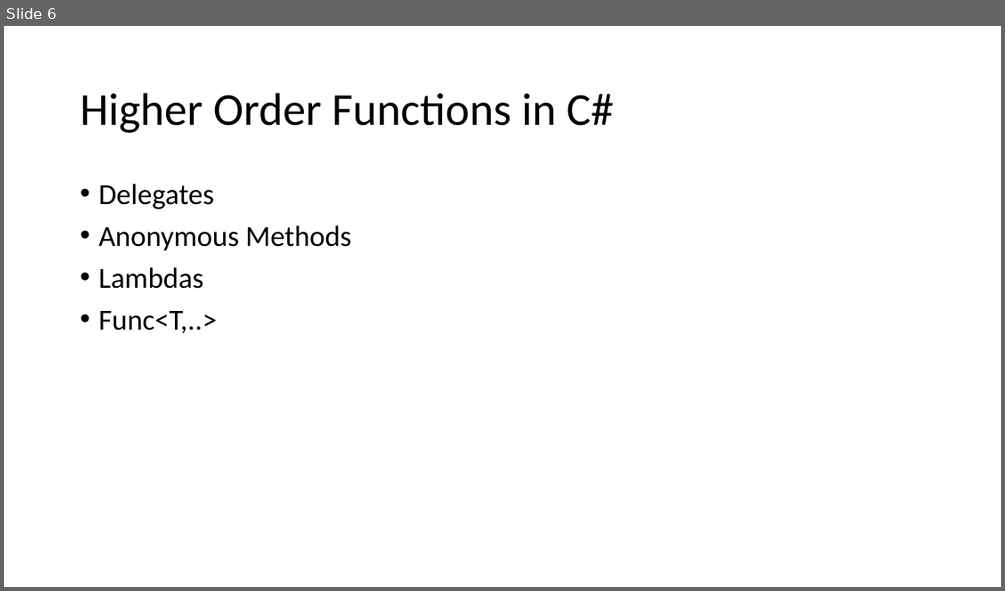
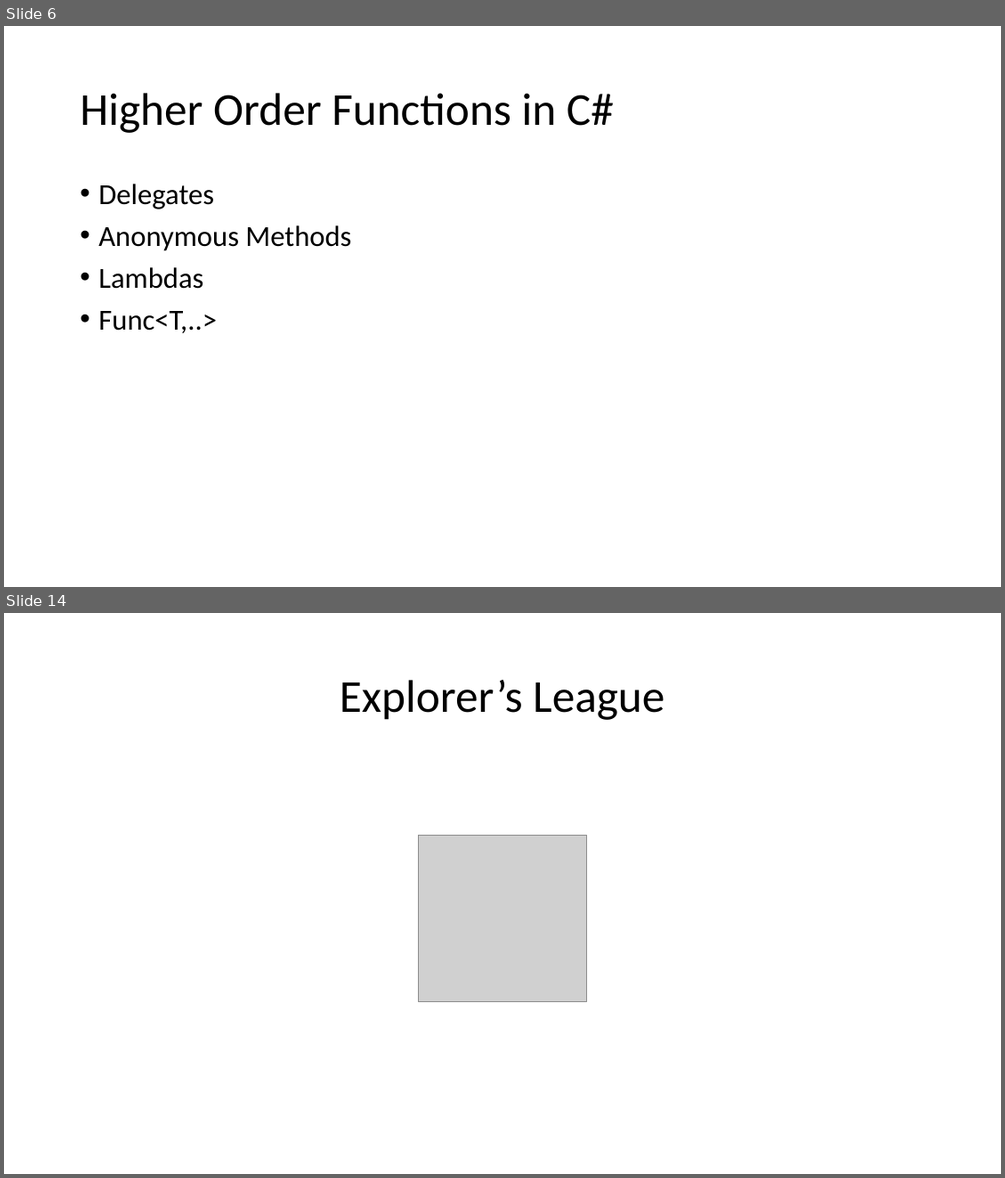
Before and after one commit to armadilloNik/FunctionalCSharpSig, a slide deck: slides/FpViaCSharp.pptx. Shown one above the other, each under a label of ours: slide 6 before the commit, slides 6 and 14 after it; the slides between them are not shown. The pictures are 1005x591 and 1005x1178 pixels, drawn with LibreOffice and Linux fonts; fonts in the diff are those of the drawing; grey boxes stand for pictures. Boxes give left, top, right and bottom in pixels: in the first picture for what was removed or moved away, otherwise in the second. Text is boxed around its words. In the diff, an @@ line names an element or a change of style, - is before the commit and + after.

```diff
--- a/slides/FpViaCSharp.pptx
+++ b/slides/FpViaCSharp.pptx
@@ slide 14 added at (4,613,1001,1174), background #FFFFFF @@
@@ title added at (340,680,664,720), 44 pt, text #000000 @@
+Explorer’s League
@@ picture added at (419,835,587,1002) @@
```
Also in this commit, not shown: 1 slide changed, 6 other slides added.
